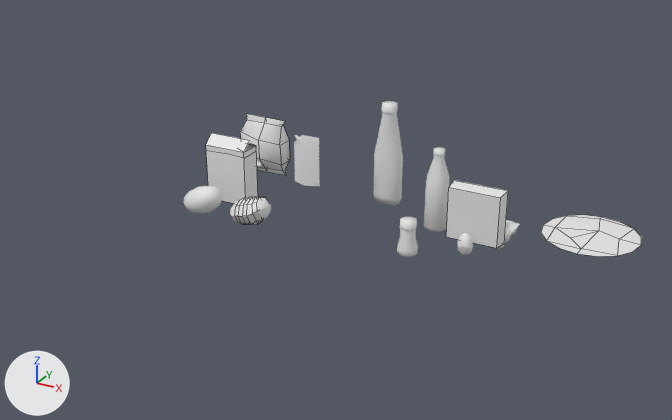
One commit to the FBX model TwoWeeks/Assets/Mehanics/CookingSystem/Import/Ingredients.fbx: the scene before it, then after it.
Camera for both pictures: a 50 mm lens placed at (1.163, -1.34, 2.902), pointed at (-0.546, 1.768, 1.349). The axes (+X, +Y, +Z) are drawn at lower left. The lights are the same throughout. The first picture is the older version. Mesh edges are drawn as thin lines on the coarser meshes. Where no turn or scale is listed for an object, it has been applied to the vertices.

Names of what the first picture shows: 'Dumplings', 'Egg Package Roof', 'Hryuchevo', 'Ketchup', 'Mayonnaise', 'Milk Bottle', 'Pasta', 'Potato' and 17 more.
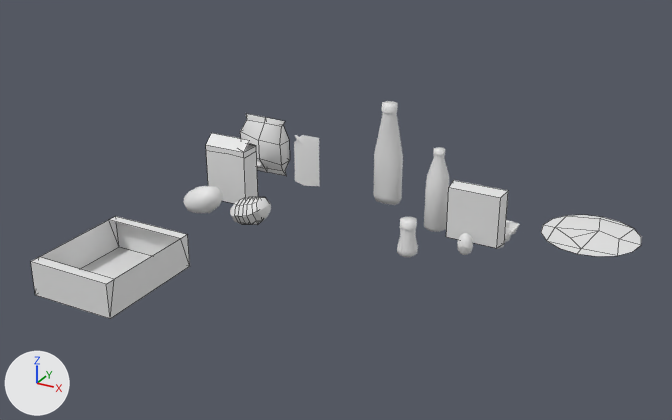
Boxes (x1, y1, x2, y2) around the edits, measured in the pictures (672 x 420 px):
'Potato_Box', added: after (31, 216, 190, 319)

What changed in the scene script:
```text
Add me_potato_box:
    me_potato_box.from_pydata([(0.204, 0.262, 0.0), (0.204, -0.262, 0.0), (-0.204, 0.262, 0.0), (-0.204, -0.262, 0.0), (-0.204, 0.262, 0.157), (0.204, 0.262, 0.157), (0.204, -0.262, 0.157), (-0.204, -0.262, 0.157), (0.204, 0.214, 0.157), (0.204, -0.214, 0.157), (-0.204, -0.214, 0.157), (-0.204, 0.214, 0.157)], [], [(1, 9, 6), (0, 2, 4, 5), (3, 7, 10), (0, 5, 8), (3, 1, 6, 7), (1, 0, 8, 9), (2, 11, 4), (2, 3, 10, 11), (0, 1, 3, 2), (5, 4, 11, 8), (9, 10, 7, 6)])
    me_potato_box.materials.append(mat_ingredients)  # white #e7e7e7
Add ob_potato_box:
    ob_potato_box = bpy.data.objects.new('Potato_Box', me_potato_box)
    ob_potato_box.location = (-1.398, 1.333, 1.004)
```
